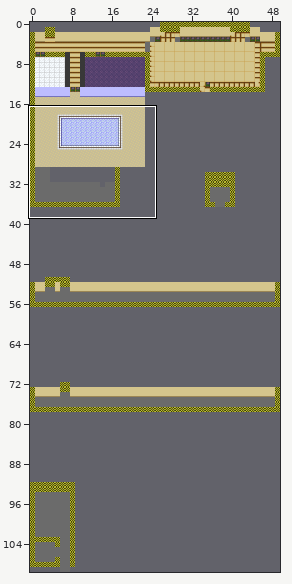
Tiled map, stored at Assets/Graphics/Maps/Retail/Hotel.tmx. Above: a wide view before the commit, with the close-up outlined.
Close-up. Before the commit:
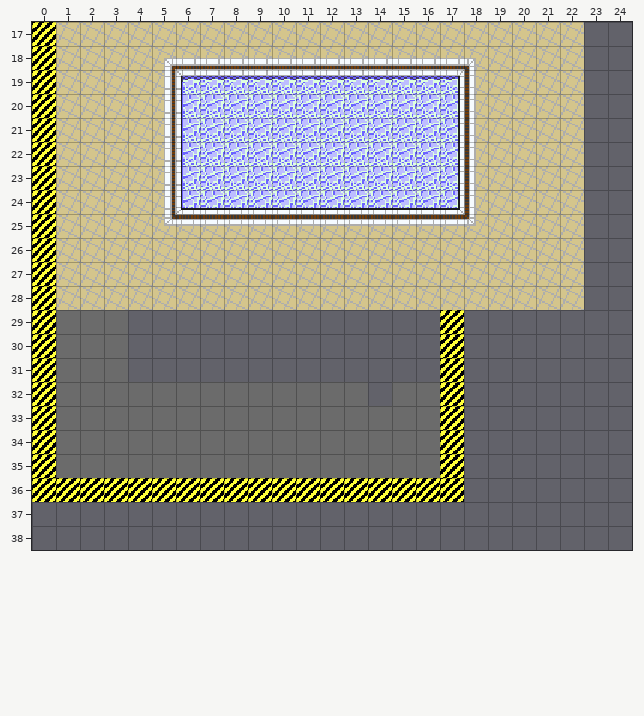
Cells are 16x16 px. Shown: x 0..24, y 17..38. The commit also changed other parts of the map, which this record leaves out.
Once edited:
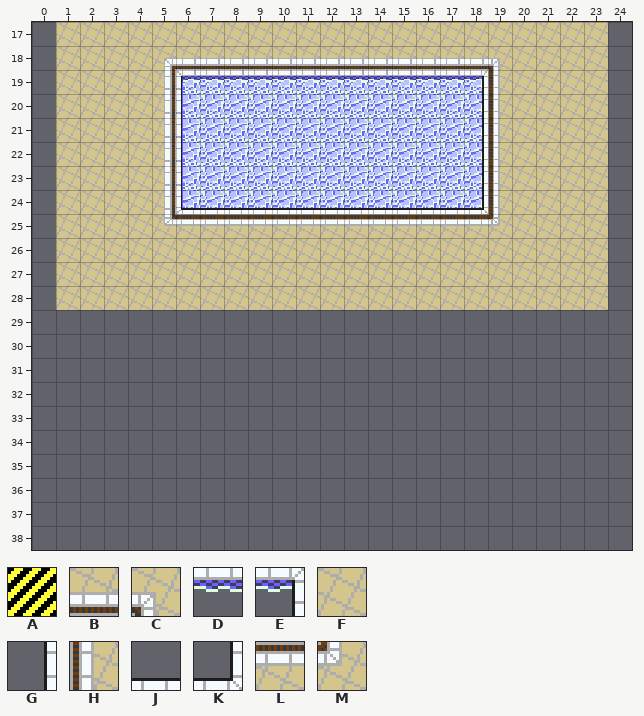
Key: from "DebugGraybox": A 4; from "PoolSide": B 2, C 4, D 9, E 10, F 16, G 17, H 18, J 23, K 24, L 30, M 32.
_ is an empty cell, . an unchanged one.
Changes in this commit:
--- layer "Graybox" (now hidden)
@@ x 0..17 @@
-17 A.................
-18 A.................
-19 A.................
-20 A.................
-21 A.................
-22 A.................
-23 A.................
-24 A.................
-25 A.................
-26 A.................
-27 A.................
-28 A.................
-29 A................A
-30 A................A
-31 A................A
-32 A................A
-33 A................A
-34 A................A
-35 A................A
-36 AAAAAAAAAAAAAAAAAA
+17 _.................
+18 _.................
+19 _.................
+20 _.................
+21 _.................
+22 _.................
+23 _.................
+24 _.................
+25 _.................
+26 _.................
+27 _.................
+28 _.................
+29 _................_
+30 _................_
+31 _................_
+32 _................_
+33 _................_
+34 _................_
+35 _................_
+36 __________________
--- layer "Graphics/BG"
@@ x 17..23 @@
-17 ......_
-18 .CF..._
-19 EHF..._
-20 GHF..._
-21 GHF..._
-22 GHF..._
-23 GHF..._
-24 KHF..._
-25 .MF..._
-26 ......_
-27 ......_
-28 ......_
+17 ......F
+18 .BC...F
+19 DEH...F
+20 _GH...F
+21 _GH...F
+22 _GH...F
+23 _GH...F
+24 JKH...F
+25 .LM...F
+26 ......F
+27 ......F
+28 ......F
Where, in picture pixels (left, top, right, bottom), the same in both close-ups:
changed: (32, 22, 500, 502)
added: (584, 22, 608, 310)
